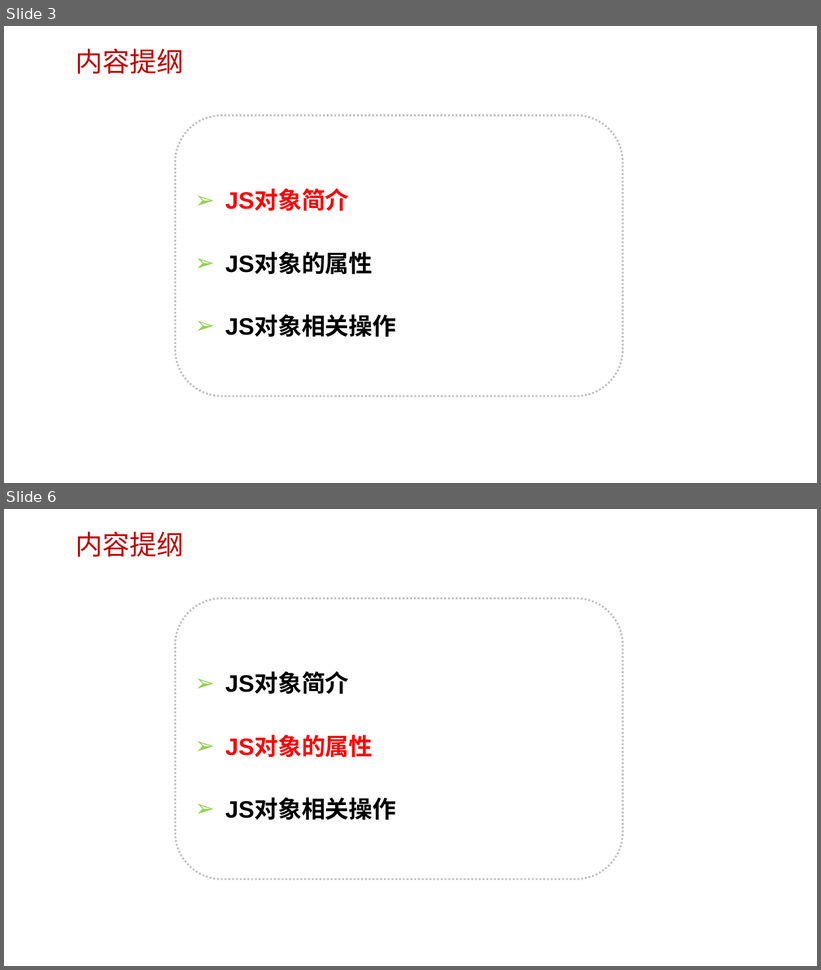
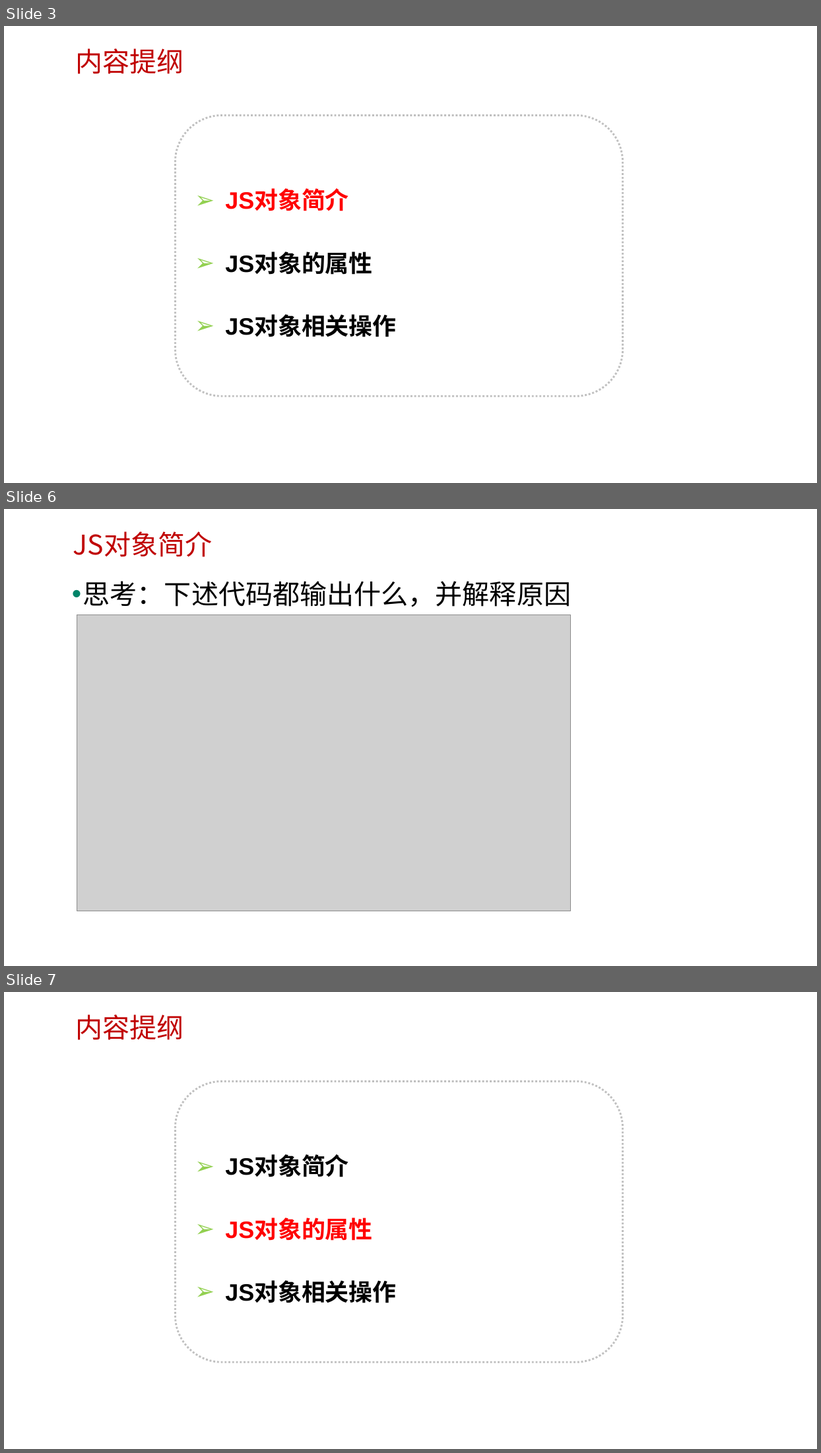
Before and after one commit to edu2act/course-javascript-advanced, a slide deck: 课程PPT/06.JavaScript对象.pptx. Shown one above the other, each under a label of ours: slides 3 and 6 before the commit, slides 3, 6 and 7 after it; the slides between them are not shown. The pictures are 821x970 and 821x1453 pixels, drawn with LibreOffice and Linux fonts; fonts in the diff are those of the drawing; grey boxes stand for pictures; background and template pictures are left out. Boxes give left, top, right and bottom in pixels: in the first picture for what was removed or moved away, otherwise in the second. Text is boxed around its words. In the diff, an @@ line names an element or a change of style, - is before the commit and + after.

```diff
--- a/课程PPT/06.JavaScript对象.pptx
+++ b/课程PPT/06.JavaScript对象.pptx
@@ slide 6 added at (4,509,817,966), background picture (left out) @@
@@ text added at (73,531,213,557), 32 pt, text #C00000 @@
+JS对象简介
@@ text added at (83,581,571,607), 32 pt, text #000000 @@
+• 思考：下述代码都输出什么，并解释原因
@@ picture added at (77,615,570,912) @@
@@ what was slide 6 is now slide 7 @@
```
Also in this commit, not shown: 2 slides changed, 10 other files.
